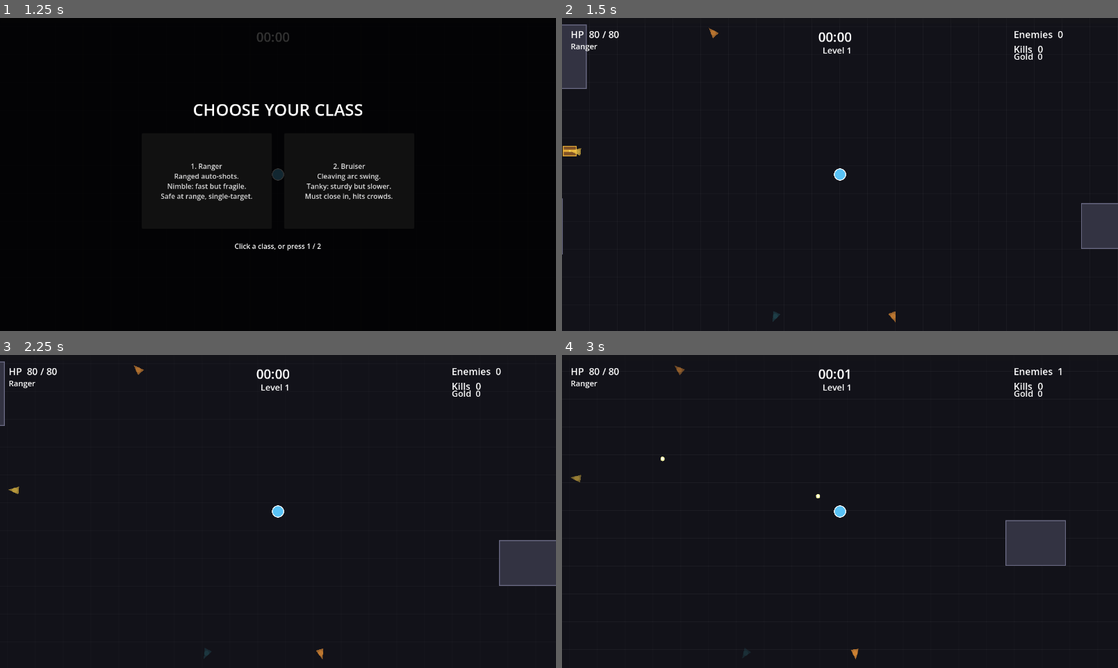
Above: before the commit, frames 1-4 (two rows, left to right).
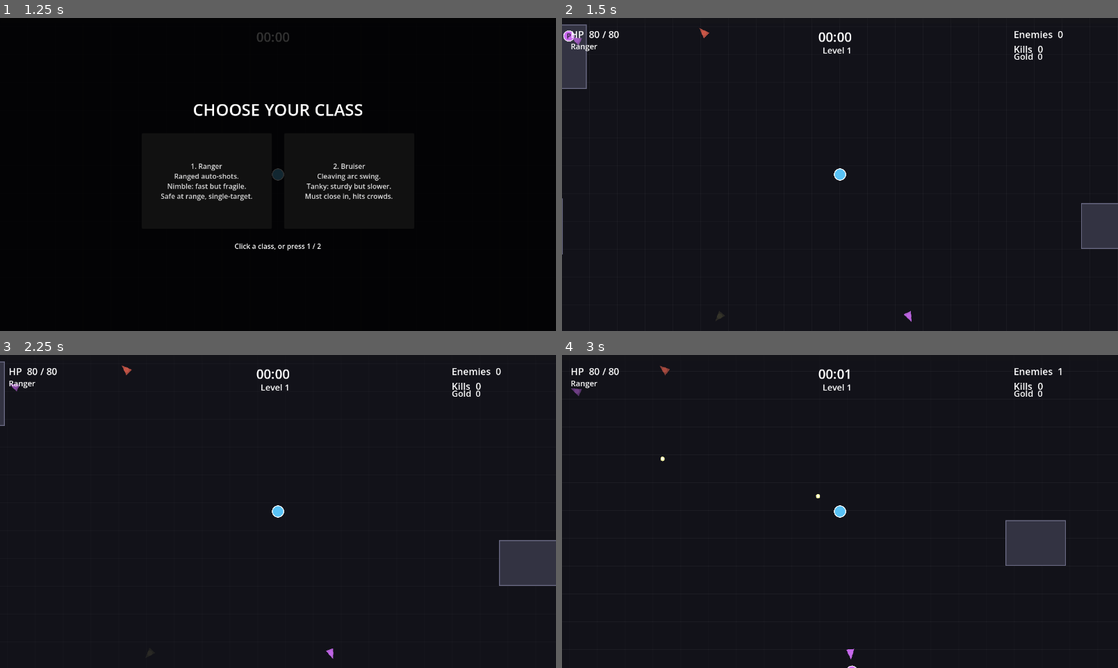
Above: after the commit, the same moments.

Repository: veighnsche/survivors-prototype
Game: Godot game, scene res://main_menu.tscn
The game is run twice, just before and just after one commit, with the same random seed, the same clock (stepped at 60 frames per second) and the same inputs.
Inputs:
- Up to frame 1 (1.25 s): click "Start Run" at 0.5 s
- Up to frame 2 (1.5 s): click "1. Ranger Ranged auto-shots. …" at 1.25 s
- Up to frame 3 (2.25 s): tap Enter at 2 s; hold D from 2.03 s (still down); tap 1 at 2.1 s
- Up to frame 4 (3 s): release D at 2.78 s; hold S from 2.78 s (still down); tap 2 at 2.85 s

Frame 1 is identical in both runs. In frame 2, 0.3% of the frame differs, in the area x 0-63%, y 3-98%; in frame 3, 0.2%; in frame 4, 0.2%.

Commit message:
Better loot scatter + circular boost countdowns
- Loot placement now uses independent hashes for presence / X / Y / type
  (previously all derived from one hash → grid-like) and offsets span the whole
  cell edge-to-edge, so neighbours can cluster or gap. Looks properly random.
- Boost countdowns: circular depleting rings (bottom-center) for each active
  temporary boost (Power/Frenzy/Haste/Shield), colored to match the pickup.

Co-Authored-By: Claude Opus 4.8 <noreply@anthropic.com>

Diff:
--- /dev/null
+++ b/scripts/boost_timers.gd
@@ -0,0 +1,42 @@
+class_name BoostTimers
+extends Control
+## Circular countdowns for the player's active temporary boosts. Each active
+## boost is a ring that depletes as its timer runs out, bottom-center of screen.
+
+var player: Node2D
+
+
+func _ready() -> void:
+	set_anchors_preset(Control.PRESET_FULL_RECT)
+	mouse_filter = Control.MOUSE_FILTER_IGNORE
+
+
+func _process(_delta: float) -> void:
+	queue_redraw()
+
+
+func _draw() -> void:
+	if player == null or not is_instance_valid(player):
+		return
+	var boosts: Array = player.active_boosts()
+	if boosts.is_empty():
+		return
+
+	var vp := get_viewport_rect().size
+	var r := 22.0
+	var spacing := 58.0
+	var total_w := spacing * (boosts.size() - 1)
+	var start := Vector2(vp.x * 0.5 - total_w * 0.5, vp.y - 58.0)
+
+	for i in boosts.size():
+		var b = boosts[i]
+		var center := start + Vector2(spacing * i, 0.0)
+		var col: Color = b.color
+		var frac: float = clampf(b.frac, 0.0, 1.0)
+		var letter: String = b.letter
+
+		draw_circle(center, r, Color(0, 0, 0, 0.5))
+		draw_arc(center, r, 0.0, TAU, 40, Color(col.r, col.g, col.b, 0.3), 2.0)
+		if frac > 0.0:
+			draw_arc(center, r - 4.0, -PI / 2.0, -PI / 2.0 + frac * TAU, 48, col, 5.0)
+		draw_string(ThemeDB.fallback_font, center + Vector2(-5, 6), letter, HORIZONTAL_ALIGNMENT_LEFT, -1, 18, col)
--- a/scripts/game.gd
+++ b/scripts/game.gd
@@ -106,6 +106,10 @@
 
 	hud = HUD.new()
 	add_child(hud)
+
+	var boost_timers := BoostTimers.new()
+	boost_timers.player = player
+	hud.add_child(boost_timers)
 
 	card_screen = CardScreen.new()
 	card_screen.game = self
--- a/scripts/loot_field.gd
+++ b/scripts/loot_field.gd
@@ -57,21 +57,26 @@
 func _make(c: Vector2i, cell: float):
 	if c == Vector2i(0, 0):
 		return null  # keep the spawn point clear
-	# Vector3i hash avalanches each component (a string hash made consecutive cells
-	# line up). XOR-salt the seed so loot differs from the building layout.
-	var h := hash(Vector3i(world_seed ^ 0x1B873593, c.x, c.y))
-	if posmod(h, 100) >= int(Config.LOOT_DENSITY):
+	# Independent hashes (different salts) for presence, X, Y and type, so they're
+	# uncorrelated — otherwise items in a cell fall into a visible grid pattern.
+	var h_present := hash(Vector3i(world_seed ^ 0x1B873593, c.x, c.y))
+	if posmod(h_present, 100) >= int(Config.LOOT_DENSITY):
 		return null
 
-	var ox := float(posmod(h >> 7, 260)) - 130.0
-	var oy := float(posmod(h >> 15, 260)) - 130.0
-	var pos := Vector2(c) * cell + Vector2(cell * 0.5 + ox, cell * 0.5 + oy)
+	var hx := hash(Vector3i(world_seed ^ 0x2C1B3A9D, c.x, c.y))
+	var hy := hash(Vector3i(world_seed ^ 0x5F356495, c.x, c.y))
+	var ht := hash(Vector3i(world_seed ^ 0x7A9E1C3B, c.x, c.y))
 
-	var roll := posmod(h >> 21, 100)
+	# Offset spans the whole cell (edge to edge) so neighbours can cluster or gap.
+	var ox := (float(posmod(hx, 10000)) / 10000.0 - 0.5) * cell
+	var oy := (float(posmod(hy, 10000)) / 10000.0 - 0.5) * cell
+	var pos := Vector2(c) * cell + Vector2(cell * 0.5, cell * 0.5) + Vector2(ox, oy)
+
+	var roll := posmod(ht, 100)
 	var node
 	if roll < 86:
 		var p := Pickup.new()
-		p.kind = _pickup_kind(h)
+		p.kind = _pickup_kind(ht)
 		node = p
 	else:  # ~14% of floor loot — chests are the rarer find
 		node = Chest.new()
--- a/scripts/player.gd
+++ b/scripts/player.gd
@@ -281,6 +281,20 @@
 			invuln_t = Config.SHIELD_DURATION
 	modulate = Color(1.4, 1.4, 0.7)
 	create_tween().tween_property(self, "modulate", Color.WHITE, 0.25)
+
+
+## Active temporary boosts as {frac, color, letter} for the HUD countdowns.
+func active_boosts() -> Array:
+	var out: Array = []
+	if boost_dmg_t > 0.0:
+		out.append({"frac": boost_dmg_t / Config.BOOST_DURATION, "color": Color(0.8, 0.42, 0.95), "letter": "P"})
+	if boost_rate_t > 0.0:
+		out.append({"frac": boost_rate_t / Config.BOOST_DURATION, "color": Color(0.95, 0.4, 0.32), "letter": "F"})
+	if boost_speed_t > 0.0:
+		out.append({"frac": boost_speed_t / Config.BOOST_DURATION, "color": Color(0.3, 0.9, 0.95), "letter": "H"})
+	if invuln_t > 0.0:
+		out.append({"frac": invuln_t / Config.SHIELD_DURATION, "color": Color(0.92, 0.9, 0.5), "letter": "S"})
+	return out
 
 
 func take_damage(amount: float) -> void:
Not shown, added: scripts/boost_timers.gd.uid
